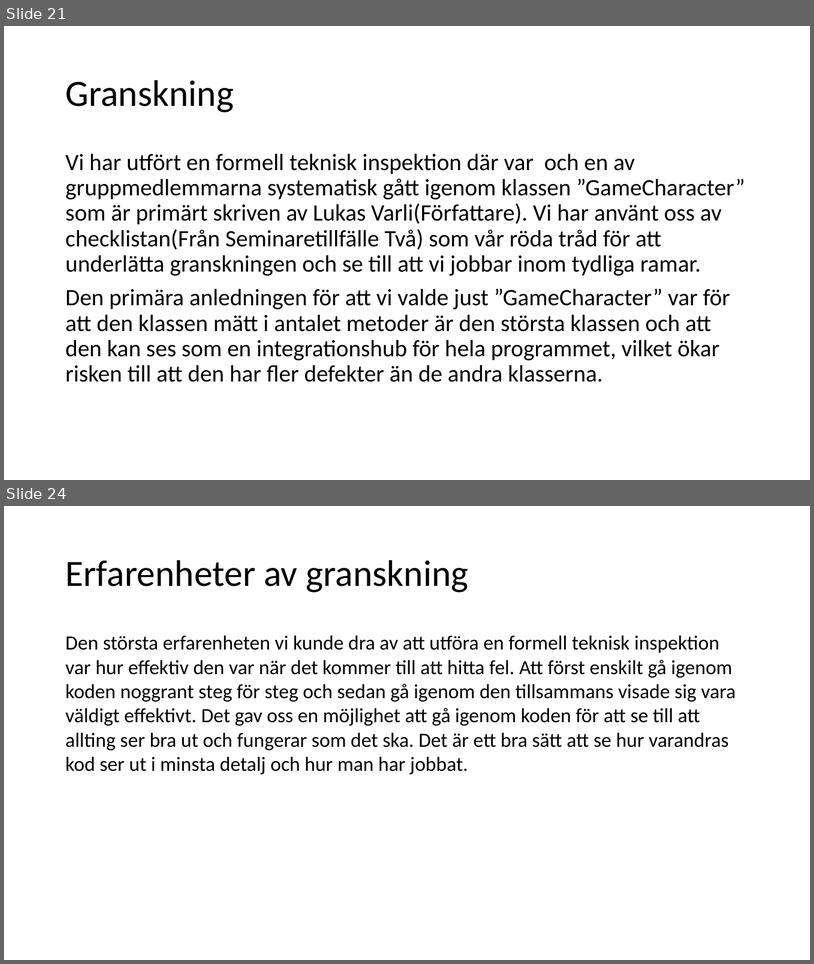
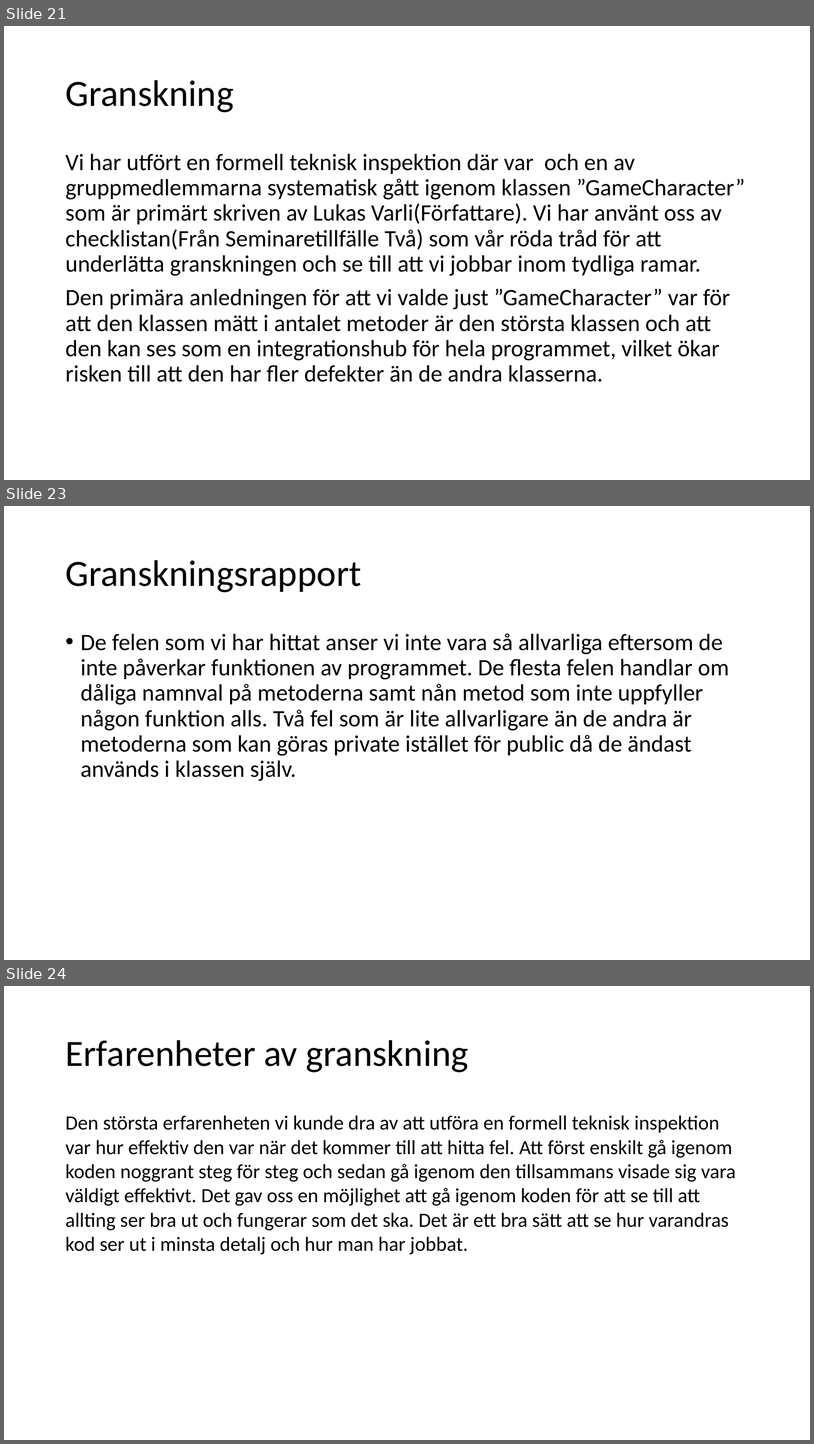
Before and after one commit to fyrtio2/projektINTE, a slide deck: 01 Dokumentation/slutredovisning.pptx. Shown one above the other, each under a label of ours: slides 21 and 24 before the commit, slides 21, 23 and 24 after it; the slides between them are not shown. The pictures are 814x964 and 814x1444 pixels, drawn with LibreOffice and Linux fonts; fonts in the diff are those of the drawing. Boxes give left, top, right and bottom in pixels: in the first picture for what was removed or moved away, otherwise in the second. Text is boxed around its words. In the diff, an @@ line names an element or a change of style, - is before the commit and + after.

```diff
--- a/01 Dokumentation/slutredovisning.pptx
+++ b/01 Dokumentation/slutredovisning.pptx
@@ slide 23 added at (x1=4, y1=506, x2=810, y2=960), background #FFFFFF @@
@@ title added at (x1=65, y1=560, x2=362, y2=592), 44 pt, text #000000 @@
+Granskningsrapport
@@ text added at (x1=81, y1=633, x2=729, y2=781), 28 pt, text #000000 @@
+• De felen som vi har hittat anser vi inte vara så allvarliga eftersom de inte påverkar funktionen av programmet. De flesta felen handlar om dåliga namnval på metoderna samt nån metod som inte uppfyller någon funktion alls. Två fel som är lite allvarligare än de andra är metoderna som kan göras private istället för public då de ändast används i klassen själv.
```
Also in this commit, not shown: 2 slides changed, 1 slide removed.
